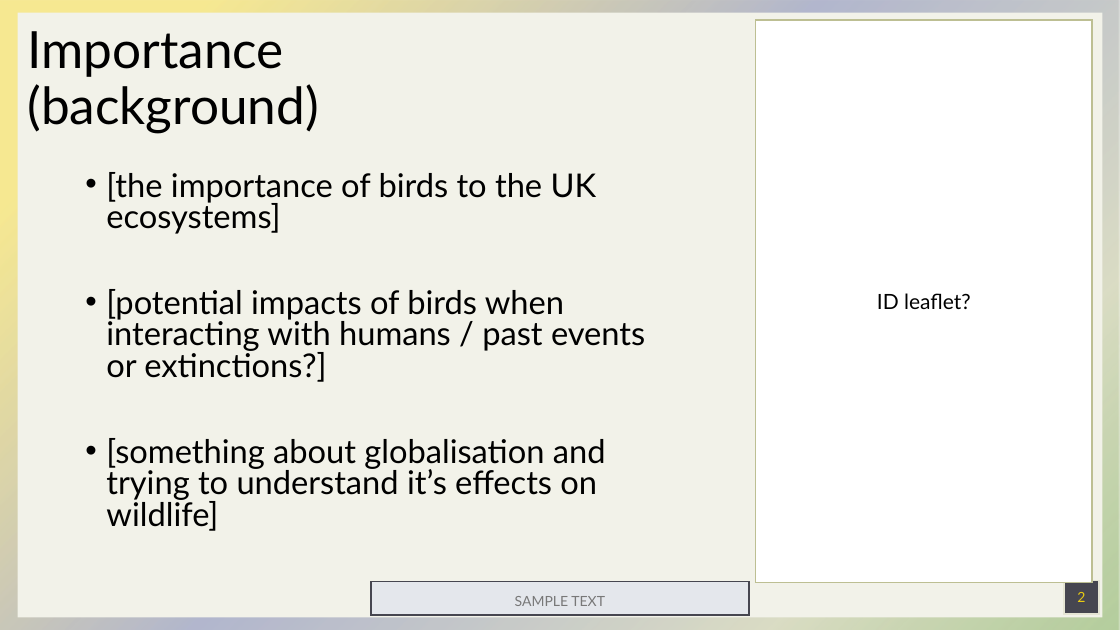
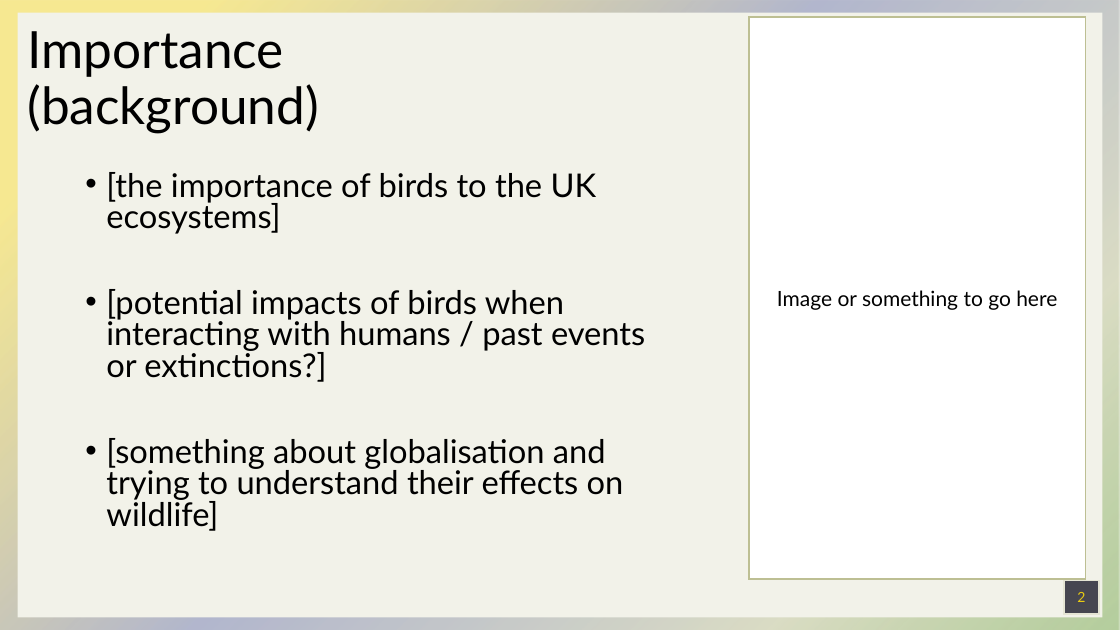
Before and after one commit to tobiasnunn/tnunn_research, a slide deck: slide 2 of BSX2021/Group_proj/Birdpres_theme_test.pptx. Drawn at 1120x630 pixels with LibreOffice and Linux fonts; fonts in the diff are those of the drawing. Boxes give left, top, right and bottom in pixels: in the first picture for what was removed or moved away, otherwise in the second. Text is boxed around its words. In the diff, an @@ line names an element or a change of style, - is before the commit and + after.

```diff
--- a/BSX2021/Group_proj/Birdpres_theme_test.pptx
+++ b/BSX2021/Group_proj/Birdpres_theme_test.pptx
@@ rectangle "Image or something to go ...": place and size @@
-rectangle "Image or something to go ..." at [756,20,1093,582]
+rectangle "Image or something to go ..." at [749,17,1086,579]
@@ text in rectangle at [777,290,1057,310]: text changed @@
-ID leaflet?
+Image or something to go here
@@ text at [106,438,624,531]: text changed @@
-• [something about globalisation and trying to understand it’s effects on wildlife]
+• [something about globalisation and trying to understand their effects on wildlife]
@@ rectangle removed at [371,581,749,615] @@
@@ text removed at [515,596,605,606] @@
-SAMPLE TEXT
```
Also in this commit, not shown: 9 other slides changed, 10 other files.
